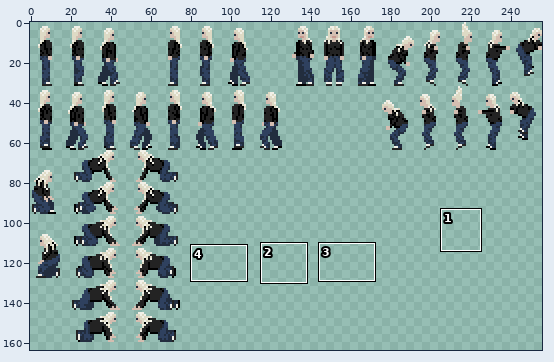
Sprite sheet: walking-animation-test.png. Above, an overview of the earlier version with the close-up marked.
Close-up. The starting point:
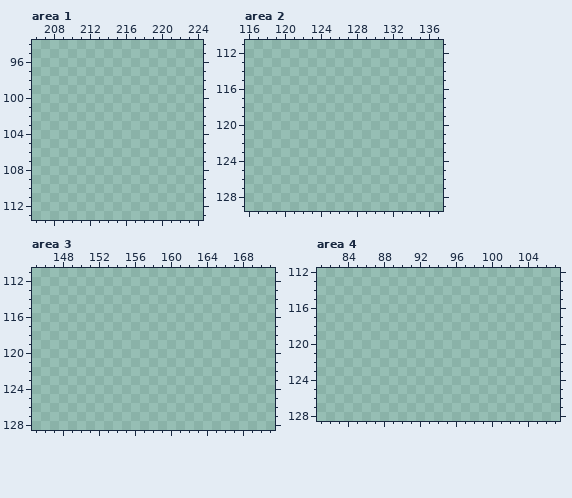
The file is 256x256 pixels. Shown: area 1: x 206..224, y 94..113; area 2: x 116..137, y 111..129; area 3: x 145..171, y 111..128; area 4: x 81..107, y 112..128. The wide view leaves out empty margins. The commit also changed other parts of the picture, which this record leaves out.
Palette (. is transparent): 
The same view after the edit:
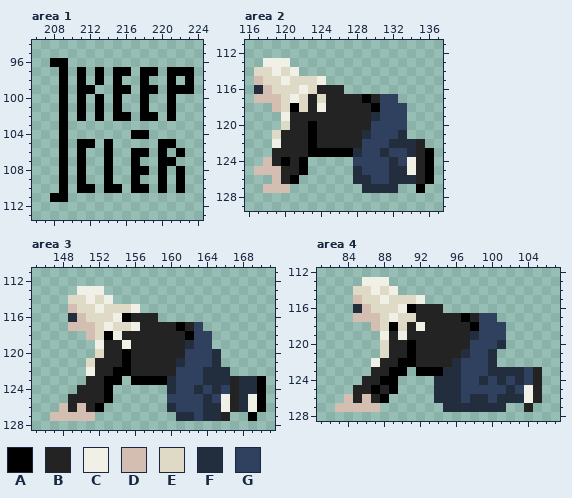
Colours new in this view: A #000000  B #232323  C #f1f0e7  D #d4beb1  E #dedac5  F #222d3e  G #2f415f
Change:
Area 1:
y 96: x 208..209 .. -> AA
y 97: x 209 . -> A; x 211 . -> A; x 213 . -> A; x 215..216 .. -> AA; x 218..219 .. -> AA; x 221..223 ... -> AAA
y 98: x 209 . -> A; x 211 . -> A; x 213 . -> A; x 215 . -> A; x 218 . -> A; x 221 . -> A; x 223 . -> A
y 99: x 209 . -> A; x 211..212 .. -> AA; x 215..216 .. -> AA; x 218..219 .. -> AA; x 221..223 ... -> AAA
y 100..101: x 209 . -> A; x 211 . -> A; x 213 . -> A; x 215 . -> A; x 218 . -> A; x 221 . -> A
y 102: x 209 . -> A; x 211 . -> A; x 213 . -> A; x 215..216 .. -> AA; x 218..219 .. -> AA; x 221 . -> A
y 103: x 209 . -> A
y 104: x 209 . -> A; x 217..218 .. -> AA
y 105: x 209 . -> A; x 211..212 .. -> AA; x 214 . -> A; x 220..221 .. -> AA
y 106: x 209 . -> A; x 211 . -> A; x 214 . -> A; x 217..218 .. -> AA; x 220 . -> A; x 222 . -> A
y 107: x 209 . -> A; x 211 . -> A; x 214 . -> A; x 217 . -> A; x 220..221 .. -> AA
y 108: x 209 . -> A; x 211 . -> A; x 214 . -> A; x 217..218 .. -> AA; x 220 . -> A; x 222 . -> A
y 109: x 209 . -> A; x 211 . -> A; x 214 . -> A; x 217 . -> A; x 220 . -> A; x 222 . -> A
y 110: x 209 . -> A; x 211..212 .. -> AA; x 214..215 .. -> AA; x 217..218 .. -> AA; x 220 . -> A; x 222 . -> A
y 111: x 208..209 .. -> AA
Area 2:
y 113: x 118..120 ... -> CCC
y 114: x 117..121 ..... -> EECEC
y 115: x 117..124 ........ -> DEECEEEC
y 116: x 117..126 .......... -> FDEEECEBBB
y 117: x 117..132 ................ -> DDDECEBEBBBBABGG
y 118: x 119..133 ............... -> DEAEBCBBBBBAGGG
y 119: x 120..133 .............. -> CBBBBBBBBBFGGG
y 120: x 120..133 .............. -> EBBABBBBBBGGGG
y 121: x 119..133 ............... -> EBBBABBBBBFGGGF
y 122: x 119..135 ................. -> CBBBABBBBBGGGFFFB
y 123: x 119..136 .................. -> BBBBAAAAAFGGFGGFBA
y 124: x 118..122 ..... -> DBABA; x 128..136 ......... -> GGGGFGCBA
y 125: x 117..122 ...... -> DDDBBA; x 128..136 ......... -> FGGGFFCBA
y 126: x 119..121 ... -> DBA; x 128..136 ......... -> FFGGFFFBA
y 127: x 118..120 ... -> DDD; x 129..132 .... -> FFFF; x 135 . -> A
Area 3:
y 113: x 150..152 ... -> CCC
y 114: x 149..153 ..... -> EECEC
y 115: x 149..156 ........ -> DEECEEEC
y 116: x 149..158 .......... -> FDEEECABBB
y 117: x 149..163 ............... -> DDDECEECBBBBABG
y 118: x 151..164 .............. -> DEACBBBBBBBAGG
y 119: x 152..164 ............. -> CBBCBBBBBBFGG
y 120: x 152..165 .............. -> EBBABBBBBBGGGF
y 121: x 151..165 ............... -> EBBBABBBBBFGGGF
y 122: x 151..166 ................ -> CBBAABBBBBGGGFFF
y 123: x 151..154 .... -> BBAA; x 156..170 ............... -> AAAAFGGGFFFBFFA
y 124: x 150..153 .... -> BBBA; x 160..170 ........... -> FGGFGFGBFFA
y 125: x 149..153 ..... -> BBBBA; x 160..170 ........... -> GGGGFGCBFCA
y 126: x 148..152 ..... -> DBDBA; x 160..170 ........... -> FGGGFFCBFCA
y 127: x 147..151 ..... -> DDDDD; x 161..166 ...... -> FFGFFB; x 169 . -> A
Area 4:
y 113: x 86..88 ... -> CCC
y 114: x 85..89 ..... -> EECEC
y 115: x 85..92 ........ -> DEECEEEC
y 116: x 85..94 .......... -> FDEEECABBB
y 117: x 85..100 ................ -> DDDECEEBBBBBABGG
y 118: x 87..101 ............... -> DEAEBCBBBBBAGGG
y 119: x 88..101 .............. -> CBCBBBBBBBFGGG
y 120: x 88..101 .............. -> EBBABBBBBBGGGF
y 121: x 88..100 ............. -> EBBABBBBBFGGF
y 122: x 87..100 .............. -> CBBAABBBBFGGGF
y 123: x 87..90 .... -> BBAA; x 92..105 .............. -> AAAFFGGGFFFFGB
y 124: x 86..89 .... -> BBAA; x 94..105 ............ -> FFFGGFGFGFGB
y 125: x 85..89 ..... -> BBABA; x 94..105 ............ -> FFFGGGGGFGCB
y 126: x 84..88 ..... -> DBDBA; x 94..105 ............ -> FFFGFFGFFFCB
y 127: x 83..87 ..... -> DDDDD; x 95..101 ....... -> FFFFFFF; x 104 . -> B
Where, in picture pixels (left, top, right, bottom), the same in both close-ups:
added: (50, 58, 194, 202)
added: (254, 58, 434, 193)
added: (50, 286, 266, 421)
added: (335, 277, 542, 412)
